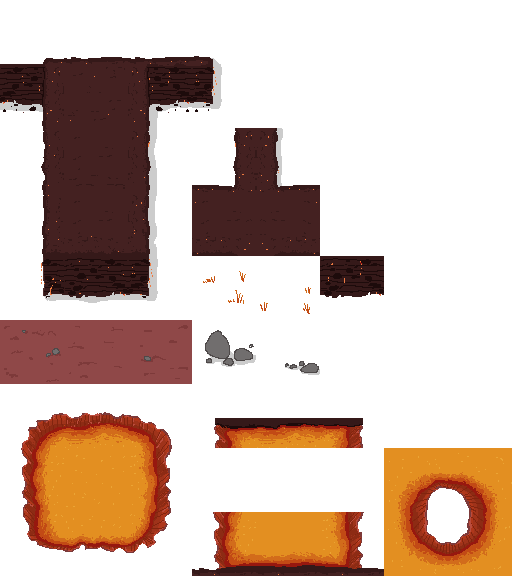
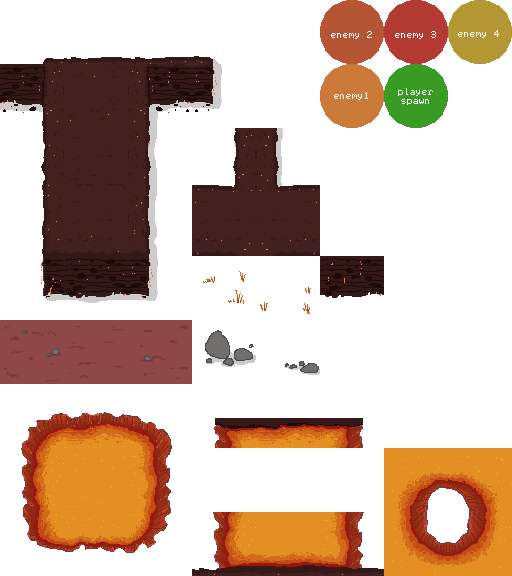
Revision of a layered w=512, h=576 image; what changed, layer by layer:
added group "enemies" (1st of 2) with 6 layers above "walls" over [320, 0, 512, 128]
added layer "enemy 4" in group "enemies" over [458, 30, 499, 38]
added layer "enemy 3" in group "enemies" over [395, 31, 436, 39]
added layer "enemy 2" in group "enemies" over [331, 31, 372, 39]
added layer "enemy1" in group "enemies" over [334, 92, 368, 100]
added layer "player spawn" in group "enemies" over [398, 88, 433, 105]
added layer "enemies" (2nd of 2, in "enemies") in group "enemies" over [320, 0, 512, 128]
